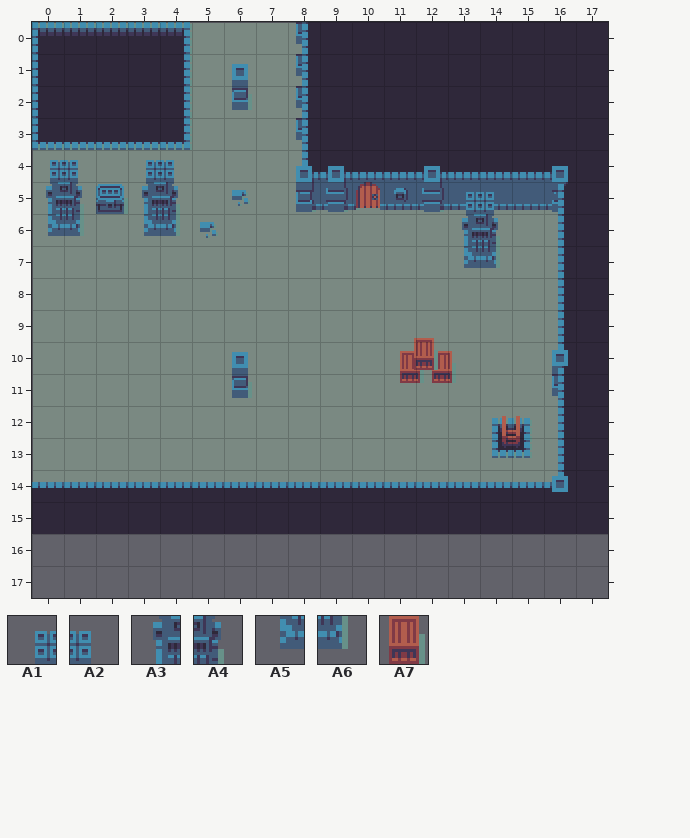
One commit to this Tiled map: Resources/TileMaps/test.tmx. Above: the version before the commit.
Cells are 16x16 px. Shown: x 0..17, y 0..17. Tiles whose own drawing changed are shown in their newer look in all pictures. Layer "crates 2" is drawn 12,14 px off the grid.
Key: from "dungeon_sheet": A1 82, A2 83, A3 106, A4 107, A5 130, A6 131, A7 182.
__ is an empty cell.
Layers that did not change in this view are not listed.
Layer "Tile Layer 4" before, first column x 0:
 0 __ __ __ __ __ __ __ __ __ __ __ __ __ __ __ __ __ __
 1 __ __ __ __ __ __ __ __ __ __ __ __ __ __ __ __ __ __
 2 __ __ __ __ __ __ __ __ __ __ __ __ __ __ __ __ __ __
 3 __ __ __ __ __ __ __ __ __ __ __ __ __ __ __ __ __ __
 4 __ __ __ __ __ __ __ __ __ __ __ __ __ __ __ __ __ __
 5 __ __ __ __ __ __ __ __ __ __ __ __ __ A1 A2 __ __ __
 6 __ __ __ __ __ __ __ __ __ __ __ __ __ A3 A4 __ __ __
 7 __ __ __ __ __ __ __ __ __ __ __ __ __ A5 A6 __ __ __
 8 __ __ __ __ __ __ __ __ __ __ __ __ __ __ __ __ __ __
 9 __ __ __ __ __ __ __ __ __ __ __ __ __ __ __ __ __ __
10 __ __ __ __ __ __ __ __ __ __ __ __ __ __ __ __ __ __
11 __ __ __ __ __ __ __ __ __ __ __ __ __ __ __ __ __ __
12 __ __ __ __ __ __ __ __ __ __ __ __ __ __ __ __ __ __
13 __ __ __ __ __ __ __ __ __ __ __ __ __ __ __ __ __ __
14 __ __ __ __ __ __ __ __ __ __ __ __ __ __ __ __ __ __
15 __ __ __ __ __ __ __ __ __ __ __ __ __ __ __ __ __ __
16 __ __ __ __ __ __ __ __ __ __ __ __ __ __ __ __ __ __
17 __ __ __ __ __ __ __ __ __ __ __ __ __ __ __ __ __ __
And afterwards:
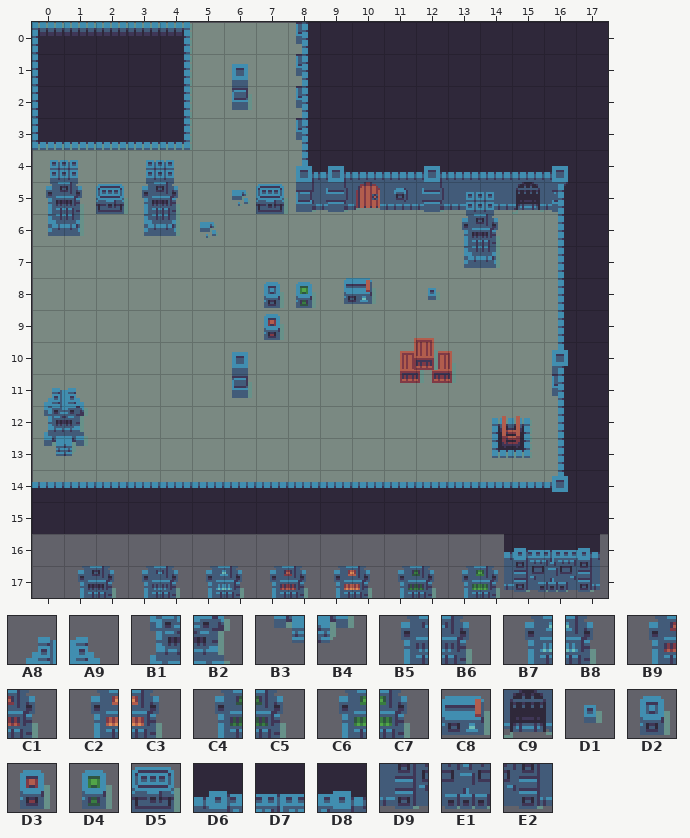
Further tiles: from "dungeon_sheet": A8 10, A9 11, B1 34, B2 35, B3 58, B4 59, B5 108, B6 109, B7 110, B8 111, B9 112, C1 113, C2 114, C3 115, C4 116, C5 117, C6 118, C7 119, C8 120, C9 144, D1 149, D2 152, D3 157, D4 161, D5 176, D6 192, D7 193, D8 194, D9 216, E1 217, E2 218.
Change:
Layer "Tile Layer 4":
Tile A3 is added in row 17 at x 1.
Tile A4 is added in row 17 at x 2.
Tile A8 is added in row 11 at x 0.
Tile A9 is added in row 11 at x 1.
Tile B1 is added in row 12 at x 0.
Tile B2 is added in row 12 at x 1.
Tile B3 is added in row 13 at x 0.
Tile B4 is added in row 13 at x 1.
Tile B5 is added in row 17 at x 3.
Tile B6 is added in row 17 at x 4.
Tile B7 is added in row 17 at x 5.
Tile B8 is added in row 17 at x 6.
Tile B9 is added in row 17 at x 7.
Tile C1 is added in row 17 at x 8.
Tile C2 is added in row 17 at x 9.
Tile C3 is added in row 17 at x 10.
Tile C4 is added in row 17 at x 11.
Tile C5 is added in row 17 at x 12.
Tile C6 is added in row 17 at x 13.
Tile C7 is added in row 17 at x 14.
Tile C9 is added in row 5 at x 15.
Tile D1 is added in row 8 at x 12.
Tile D2 is added in row 8 at x 7.
Tile D3 is added in row 9 at x 7.
Tile D4 is added in row 8 at x 8.
Tile D5 is added in row 5 at x 7.
Layer "crates 2":
Tile C8 is added in row 7 at x 9.
Tile D6 is added in row 15 at x 14.
Tile D7 is added in row 15 at x 15.
Tile D8 is added in row 15 at x 16.
Tile D9 is added in row 16 at x 14.
Tile E1 is added in row 16 at x 15.
Tile E2 is added in row 16 at x 16.
Boxes around the changes in both pictures, in picture pixels (x1, y1, x2, y2):
added: (256, 184, 288, 214)
added: (512, 182, 544, 214)
added: (344, 278, 376, 304)
added: (264, 282, 316, 340)
added: (428, 288, 440, 300)
added: (44, 388, 88, 456)
added: (78, 534, 600, 598)
